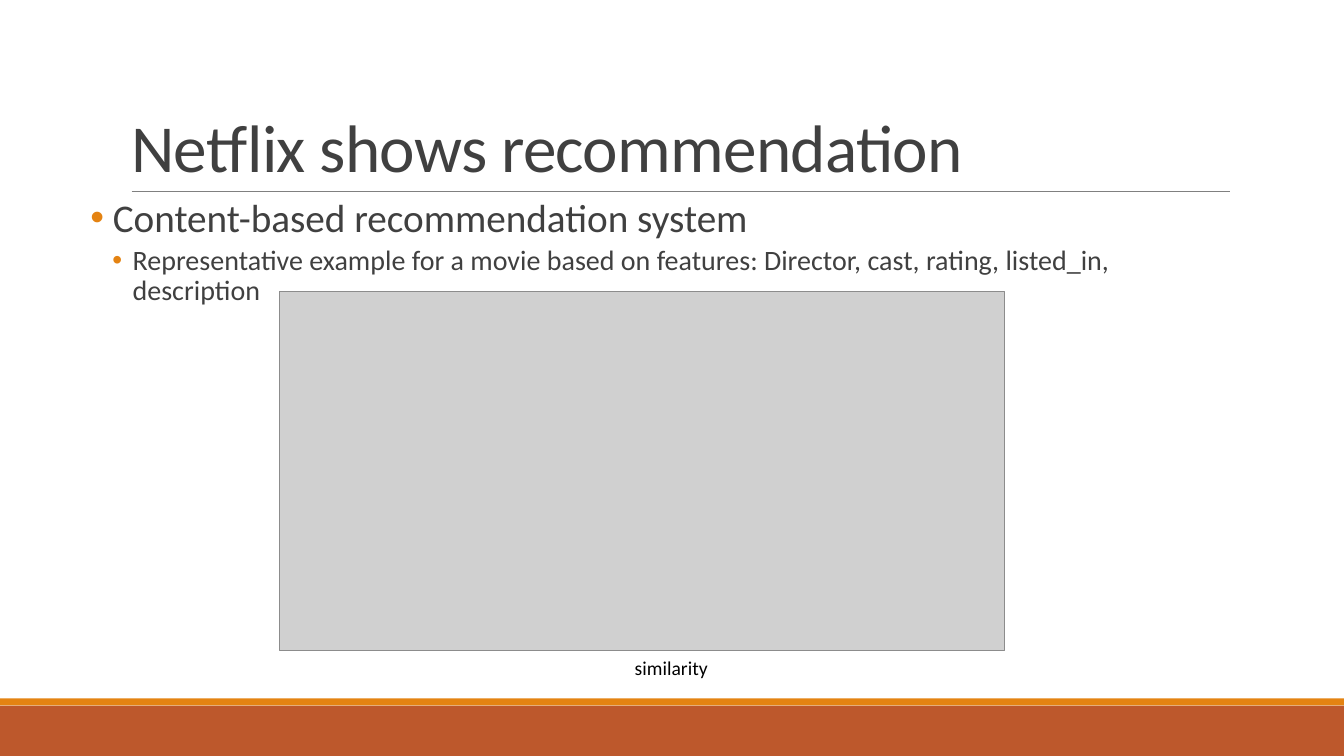
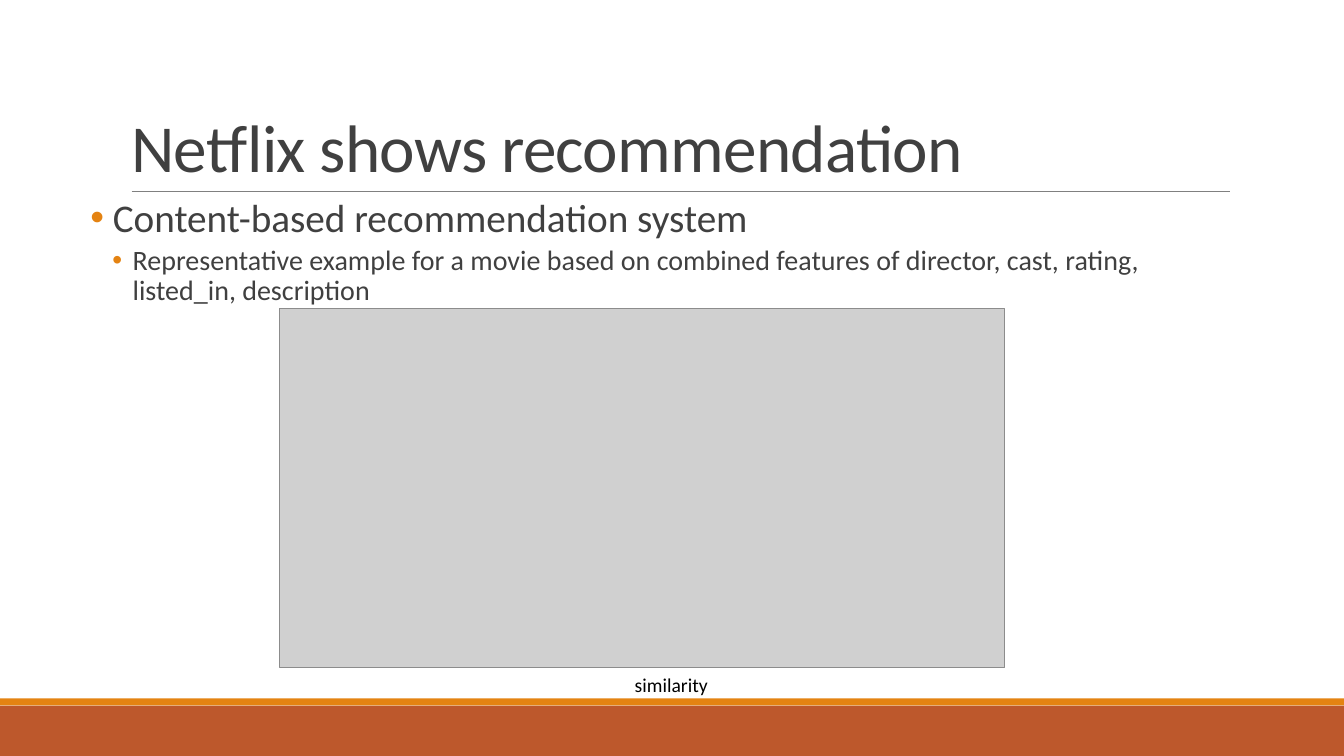
Before and after one commit to eegshou/proj5, a slide deck: slide 8 of Presentation_project5.pptx (slide 9 before the commit). Drawn at 1344x756 pixels with LibreOffice and Linux fonts; fonts in the diff are those of the drawing; grey boxes stand for pictures. Boxes give left, top, right and bottom in pixels: in the first picture for what was removed or moved away, otherwise in the second. Text is boxed around its words. In the diff, an @@ line names an element or a change of style, - is before the commit and + after.

```diff
--- a/Presentation_project5.pptx
+++ b/Presentation_project5.pptx
@@ text at [133,250,1138,305]: text changed @@
-  • Representative example for a movie based on features: Director, cast, rating, listed_in, description
+  • Representative example for a movie based on combined features of director, cast, rating, listed_in, description
@@ picture: place and size @@
-picture at [280,291,1005,650]
+picture at [280,309,1005,667]
@@ text "similarity": place and size @@
-text "similarity" at [635,661,708,678]
+text "similarity" at [635,678,708,695]
```
Also in this commit, not shown: 7 other slides changed, 1 slide removed, 1 other file.
